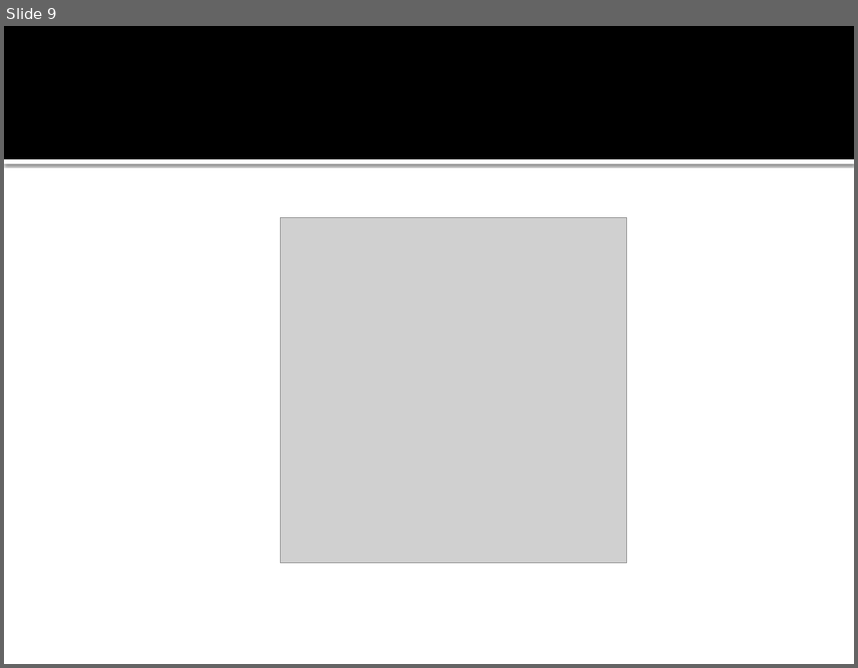
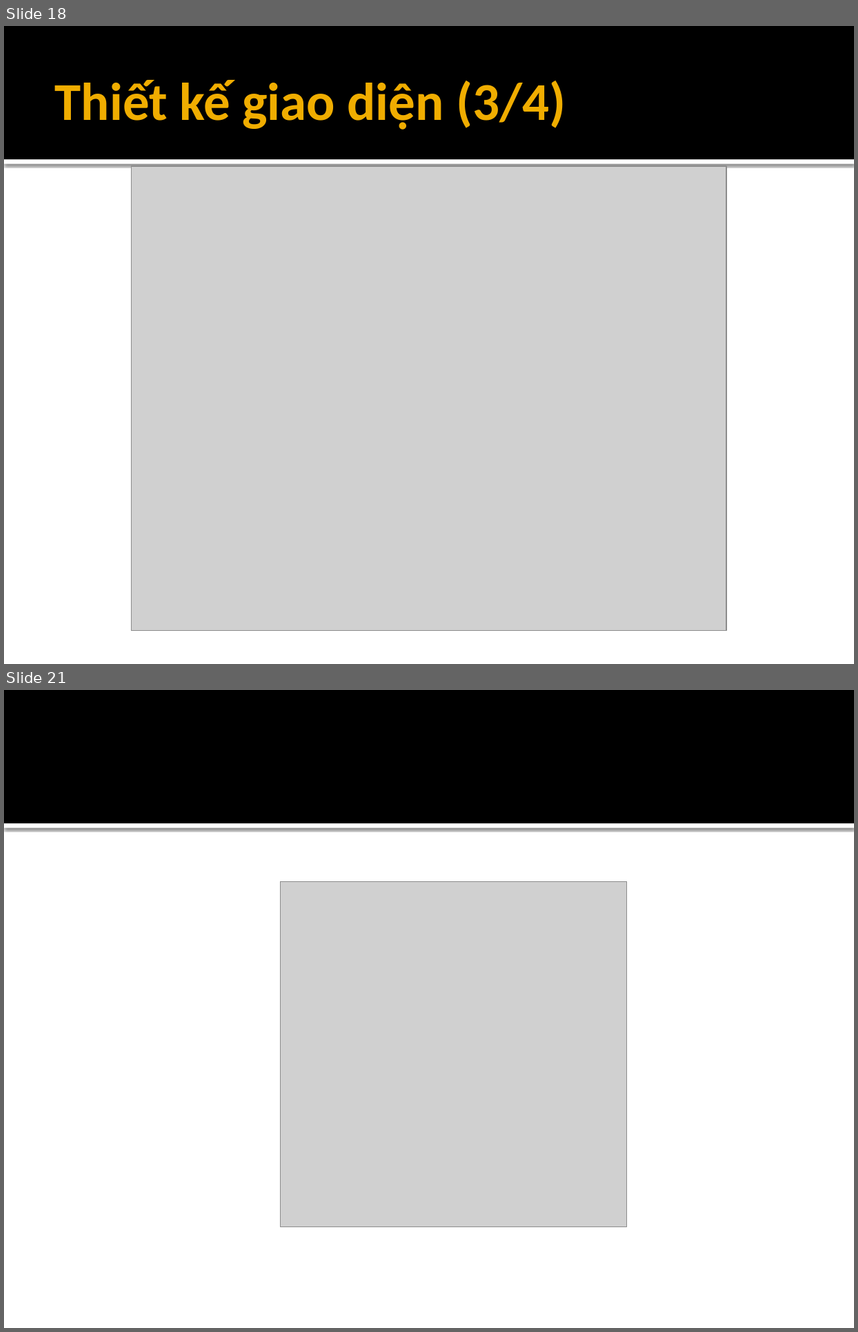
Before and after one commit to andungtra/he-thong-quan-ly-tuong-tac, a slide deck: Report/ppt/Presentation.pptx. Shown one above the other, each under a label of ours: slide 9 before the commit, slides 18 and 21 after it; the slides between them are not shown. The pictures are 858x668 and 858x1332 pixels, drawn with LibreOffice and Linux fonts; fonts in the diff are those of the drawing; grey boxes stand for pictures. Boxes give left, top, right and bottom in pixels: in the first picture for what was removed or moved away, otherwise in the second. Text is boxed around its words. In the diff, an @@ line names an element or a change of style, - is before the commit and + after.

```diff
--- a/Report/ppt/Presentation.pptx
+++ b/Report/ppt/Presentation.pptx
@@ slide 18 added at [4, 26, 854, 664], background #FFFFFF; not listed: 2 template elements that a slide beside it also shows @@
@@ title added at [55, 80, 566, 129], 45 pt, text #F0AD00, bold @@
+Thiết kế giao diện (3/4)
@@ picture added at [132, 166, 726, 630] @@
@@ what was slide 9 is now slide 21 @@
```
Also in this commit, not shown: 3 slides changed, 11 other slides added, 7 other files.
